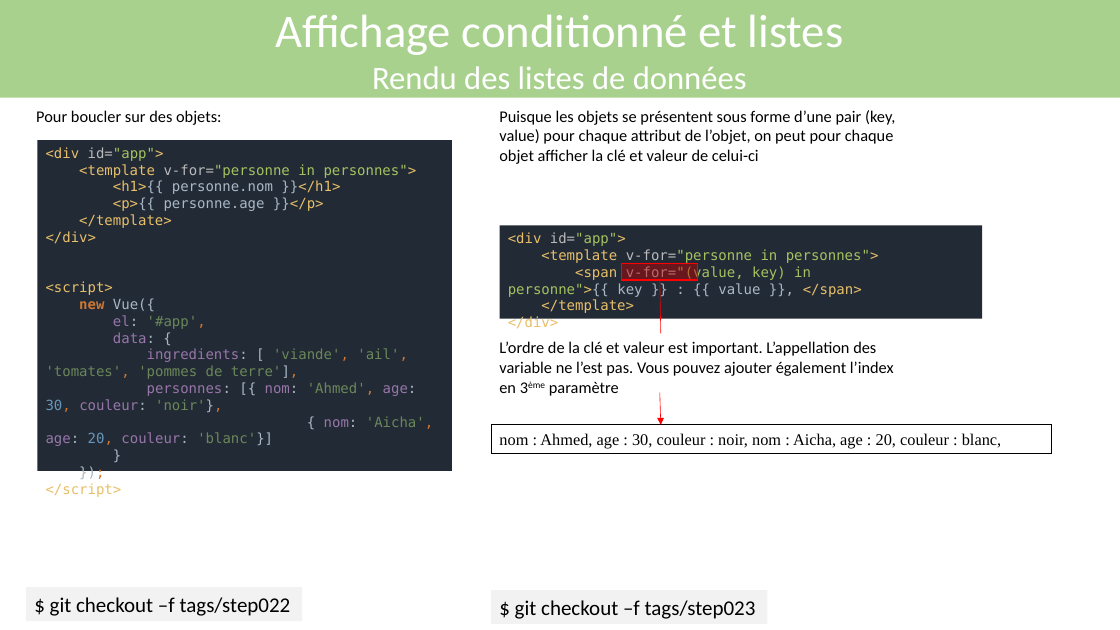
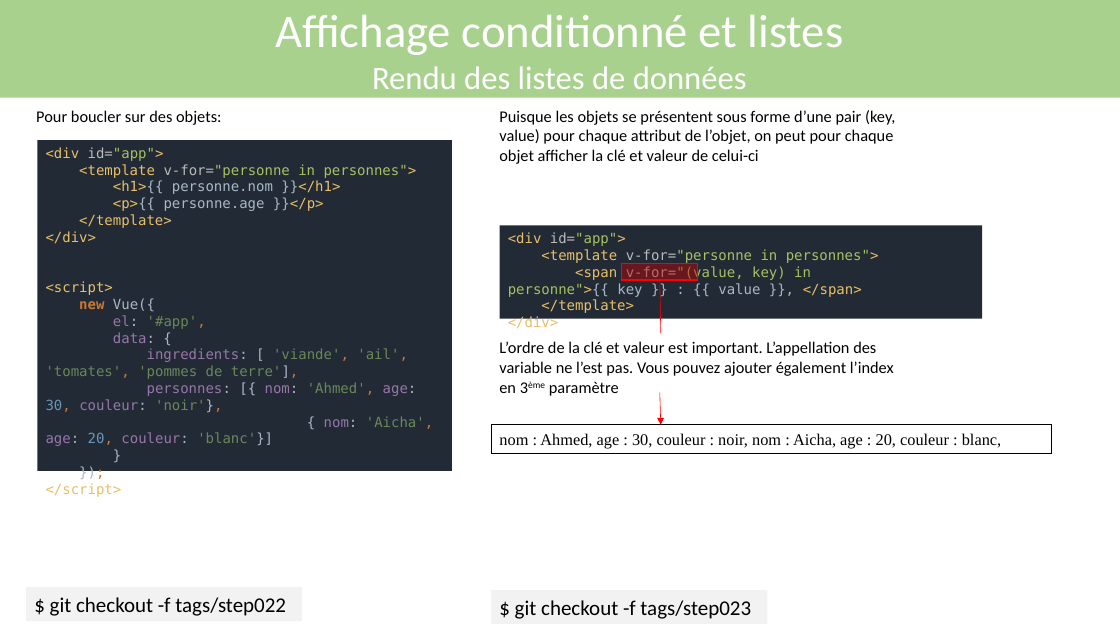
Before and after one commit to asebban/training-vuejs, a slide deck: slide 46 of Support Formation VueJS.pptx. Drawn at 1120x630 pixels with LibreOffice and Linux fonts; fonts in the diff are those of the drawing. Boxes give left, top, right and bottom in pixels: in the first picture for what was removed or moved away, otherwise in the second. Text is boxed around its words. In the diff, an @@ line names an element or a change of style, - is before the commit and + after.

```diff
--- a/Support Formation VueJS.pptx
+++ b/Support Formation VueJS.pptx
@@ text in rectangle at box(50, 597, 286, 616): text changed @@
-$ git checkout –f tags/step022
+$ git checkout -f tags/step022
@@ text in rectangle at box(515, 600, 751, 619): text changed @@
-$ git checkout –f tags/step023
+$ git checkout -f tags/step023
```
Also in this commit, not shown: 80 other slides changed.
